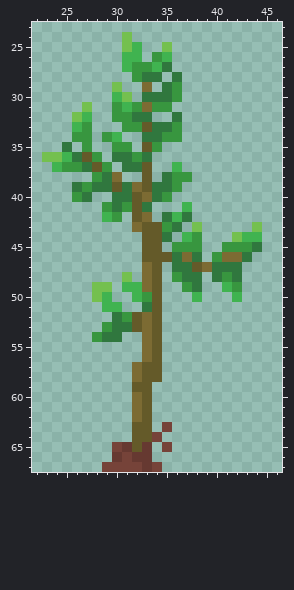
Sprite sheet: assets/sprites/plants/apple_tree_1.png. The picture above was drawn from the file before the commit.
The file is 67x68 pixels. Shown: x 22..46, y 23..67.
Now the later version:
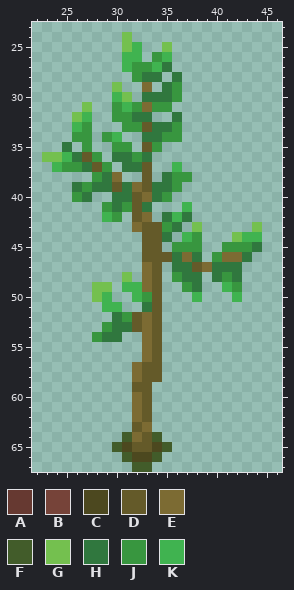
Palette (. is transparent): A #663931  B #764339  C #4c481f  D #645a29  E #7c6b33  F #425c2a  G #74c04f  H #30773e  J #38963f  K #40b350
Changes in this commit:
{"y":63,"x":33,"old":"D","new":"E"}
{"y":63,"x":35,"old":"B","new":"."}
{"y":64,"x":31,"old":".D","new":"FE"}
{"y":64,"x":34,"old":"B","new":"F"}
{"y":65,"x":30,"old":"BA","new":"FC"}
{"y":65,"x":33,"old":"A.B","new":"DCF"}
{"y":66,"x":30,"old":"ABAA.","new":".FCCF"}
{"y":67,"x":29,"old":"BBBBAB","new":"...FF."}
{"label":"changed","picture_box":[102,422,172,472]}
